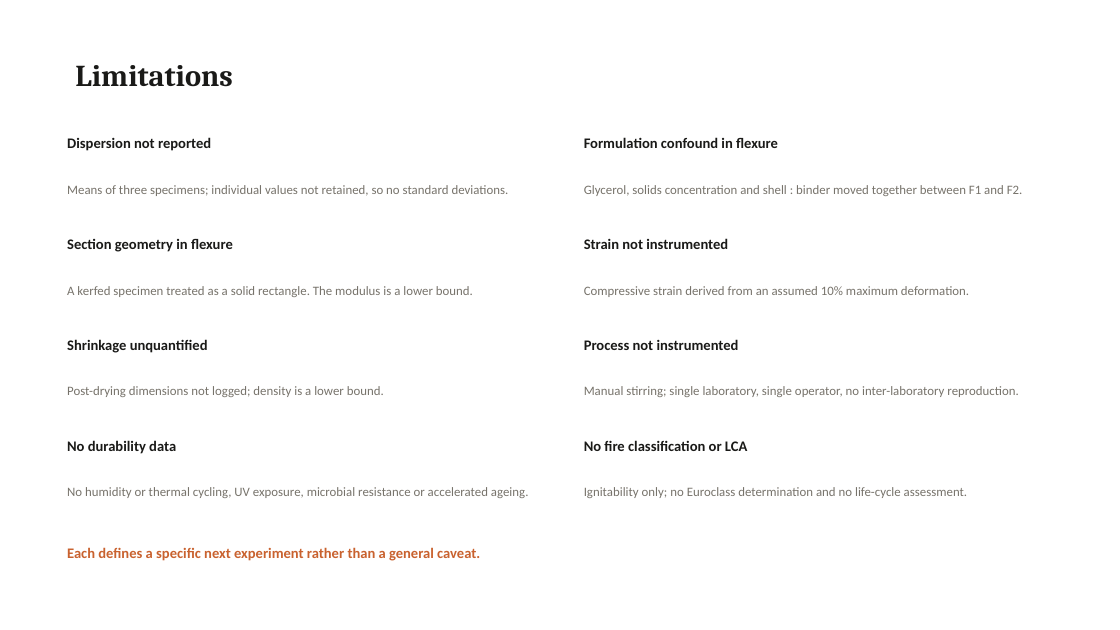
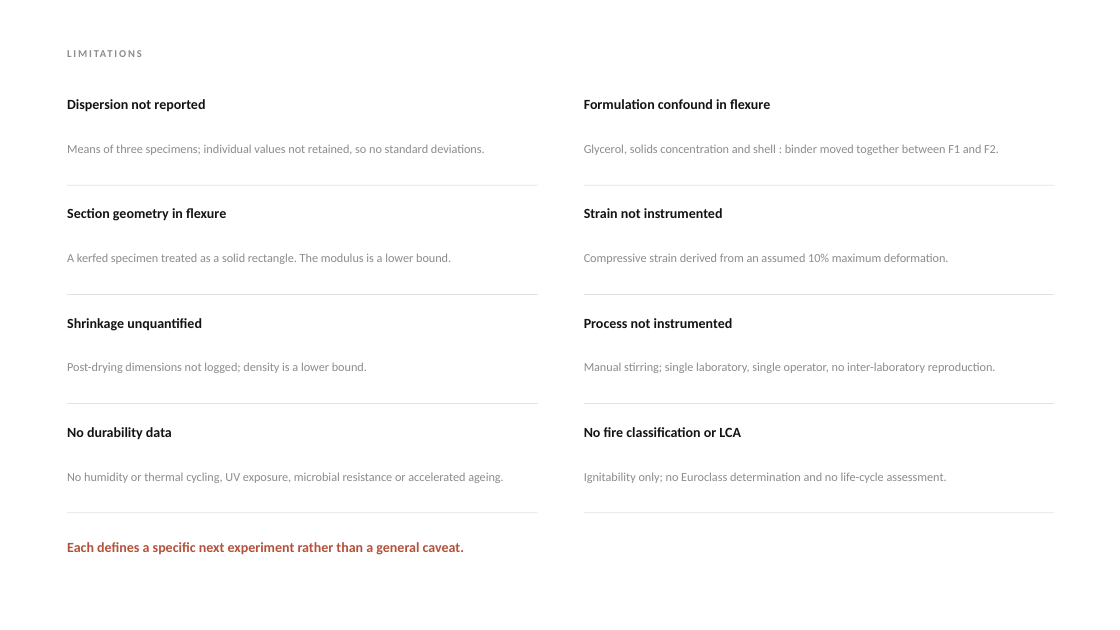
Before and after one commit to bunal91/sanat-ve-mekan, a slide deck: slide 17 of konferans-bildirisi/06-sunum/ICSMMEP26_Presentation_Unal.pptx (slide 21 before the commit). Drawn at 1120x630 pixels with LibreOffice and Linux fonts; fonts in the diff are those of the drawing. Boxes give left, top, right and bottom in pixels: in the first picture for what was removed or moved away, otherwise in the second. Text is boxed around its words. In the diff, an @@ line names an element or a change of style, - is before the commit and + after.

```diff
--- a/konferans-bildirisi/06-sunum/ICSMMEP26_Presentation_Unal.pptx
+++ b/konferans-bildirisi/06-sunum/ICSMMEP26_Presentation_Unal.pptx
@@ text at <box>75,65,232,87</box>: text changed; size 26 to 9 pt; font Cambria to Calibri; text colour #1A1A18 to #8C8C8C @@
-Limitations
+LIMITATIONS
@@ size 12.5 to 12 pt, text colour #1A1A18 to #141414 in 8 elements at <box>67,427,172,440</box>, <box>584,427,741,437</box>, <box>67,318,202,331</box>, <box>584,318,733,328</box>, <box>67,208,226,221</box>, <box>584,208,723,218</box>, <box>67,99,205,112</box>, <box>584,99,770,109</box> @@
@@ size 11 to 10.5 pt, text colour #77736B to #8C8C8C; line spacing 15pt to 14pt in 8 elements at <box>67,472,503,483</box>, <box>584,472,947,483</box>, <box>67,362,367,373</box>, <box>584,362,996,373</box>, <box>67,253,451,264</box>, <box>584,253,949,264</box>, <box>67,144,485,155</box>, <box>584,144,999,155</box> @@
@@ 4 texts: place and size @@
-4 texts at <box>67,137,1023,196</box>
+4 texts at <box>67,99,999,155</box>
@@ rectangle added at <box>67,185,538,186</box>, fill #E2E2E2 @@
@@ rectangle added at <box>584,185,1054,186</box>, fill #E2E2E2 @@
@@ 4 texts: place and size @@
-4 texts at <box>67,238,969,297</box>
+4 texts at <box>67,208,949,264</box>
@@ rectangle added at <box>67,294,538,295</box>, fill #E2E2E2 @@
@@ rectangle added at <box>584,294,1054,295</box>, fill #E2E2E2 @@
@@ text "Shrinkage unquantified": place and size @@
-text "Shrinkage unquantified" at <box>67,339,208,353</box>
+text "Shrinkage unquantified" at <box>67,318,202,331</box>
@@ text "Process not instrumented": place and size @@
-text "Process not instrumented" at <box>584,339,739,350</box>
+text "Process not instrumented" at <box>584,318,733,328</box>
@@ text "Post-drying dimensions not logged; density ...": place and size @@
-text "Post-drying dimensions not logged; density ..." at <box>67,386,384,397</box>
+text "Post-drying dimensions not logged; density ..." at <box>67,362,367,373</box>
@@ text "Manual stirring; single laboratory, single ...": place and size @@
-text "Manual stirring; single laboratory, single ..." at <box>584,386,1018,397</box>
+text "Manual stirring; single laboratory, single ..." at <box>584,362,996,373</box>
@@ rectangle added at <box>67,403,538,404</box>, fill #E2E2E2 @@
@@ rectangle added at <box>584,403,1054,404</box>, fill #E2E2E2 @@
@@ 4 texts: place and size @@
-4 texts at <box>67,440,968,498</box>
+4 texts at <box>67,427,947,483</box>
@@ text "Each defines a specific next ..." at <box>67,542,464,555</box>: size 12.5 to 12 pt, text colour #C9622F to #B4513A @@
@@ rectangle added at <box>67,513,538,513</box>, fill #E2E2E2 @@
@@ rectangle added at <box>584,513,1054,513</box>, fill #E2E2E2 @@
```
Also in this commit, not shown: 15 other slides changed, 3 slides added, 7 slides removed, 4 other files.
